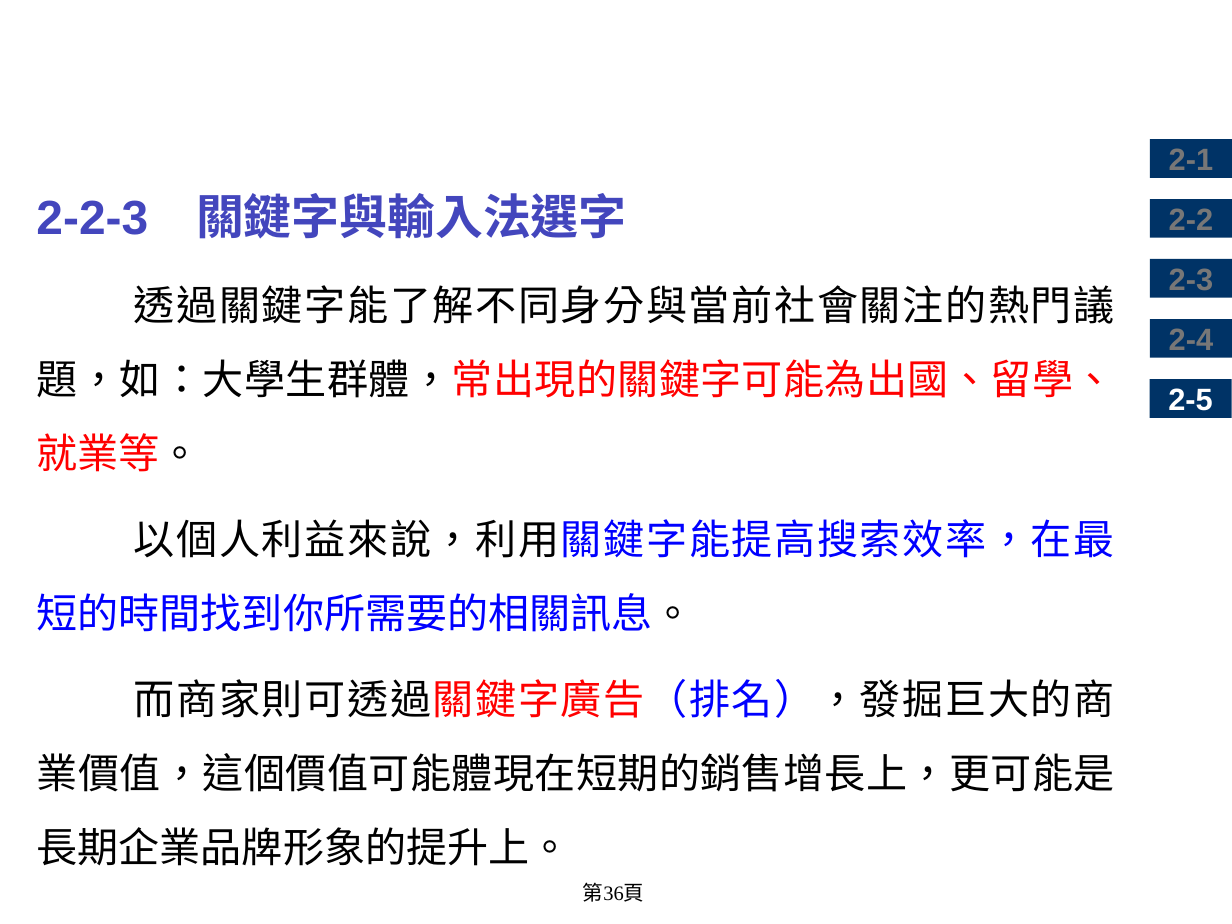
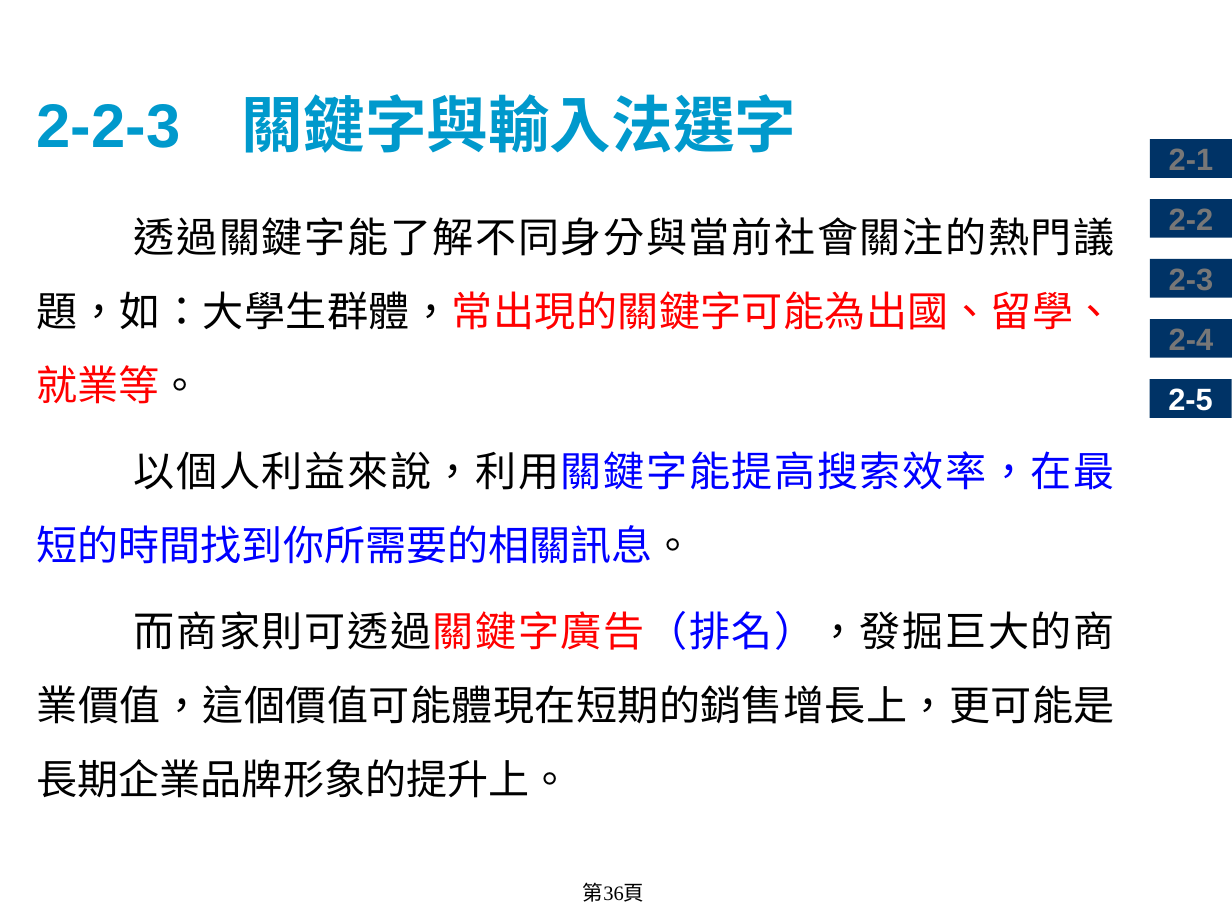
Before and after one commit to chih-chengwu/Artificial-Intelligence-MD, a slide deck: slide 36 of 2.人工智慧應用.pptx. Drawn at 1232x924 pixels with LibreOffice and Linux fonts; fonts in the diff are those of the drawing; background and template pictures are left out. Boxes give left, top, right and bottom in pixels: in the first picture for what was removed or moved away, otherwise in the second. Text is boxed around its words. In the diff, an @@ line names an element or a change of style, - is before the commit and + after.

```diff
--- a/2.人工智慧應用.pptx
+++ b/2.人工智慧應用.pptx
@@ title added at <box>36,94,796,153</box>, 36 pt, text #0099CC, bold @@
+2-2-3 關鍵字與輸入法選字
@@ text at <box>36,193,627,239</box>: paragraph removed @@
-2-2-3 關鍵字與輸入法選字
```
Also in this commit, not shown: 43 other slides changed, 14 slides added, 14 slides removed, 3 other files.
